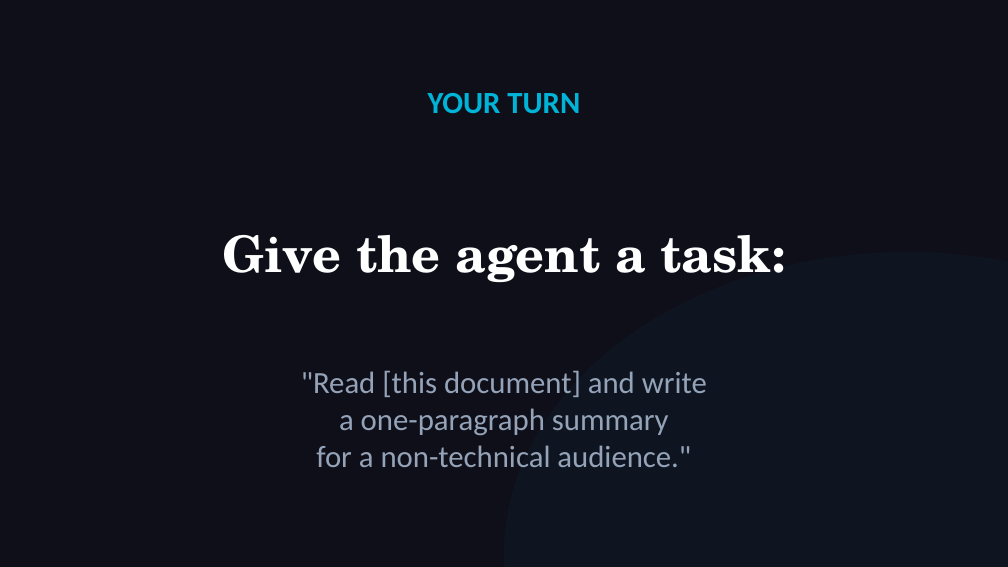
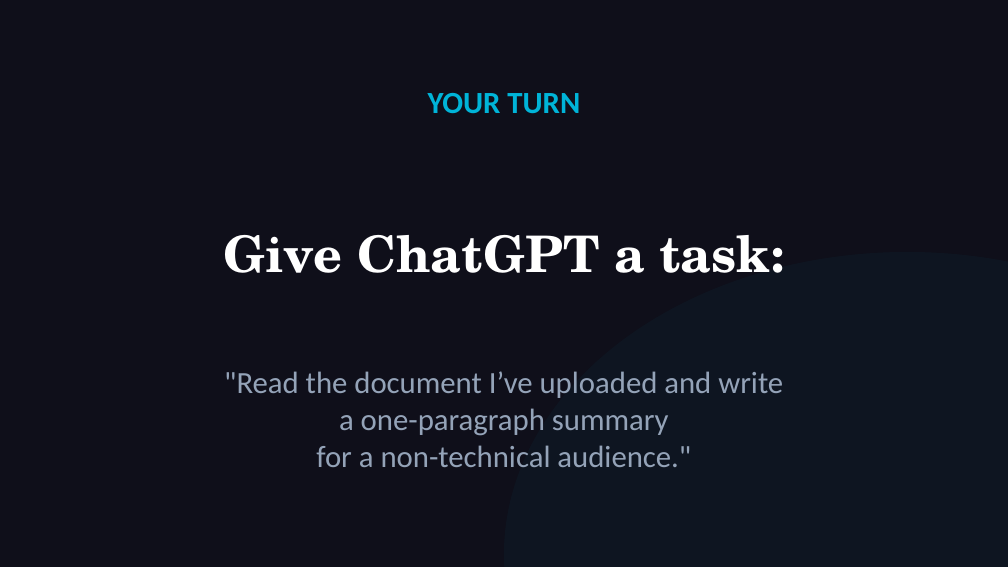
Before and after one commit to michaelengland/ai-best-practices, a slide deck: slide 9 of decks/workshop-operator/workshop-operator.pptx. Drawn at 1008x567 pixels with LibreOffice and Linux fonts; fonts in the diff are those of the drawing. Boxes give left, top, right and bottom in pixels: in the first picture for what was removed or moved away, otherwise in the second. Text is boxed around its words. In the diff, an @@ line names an element or a change of style, - is before the commit and + after.

```diff
--- a/decks/workshop-operator/workshop-operator.pptx
+++ b/decks/workshop-operator/workshop-operator.pptx
@@ text at (223, 235, 784, 273): text changed @@
-Give the agent a task:
+Give ChatGPT a task:
@@ text at (224, 371, 783, 398): text changed @@
-"Read [this document] and write
+"Read the document I’ve uploaded and write
```
Also in this commit, not shown: 4 other slides changed, 1 slide added, 1 slide removed, 7 other files.
